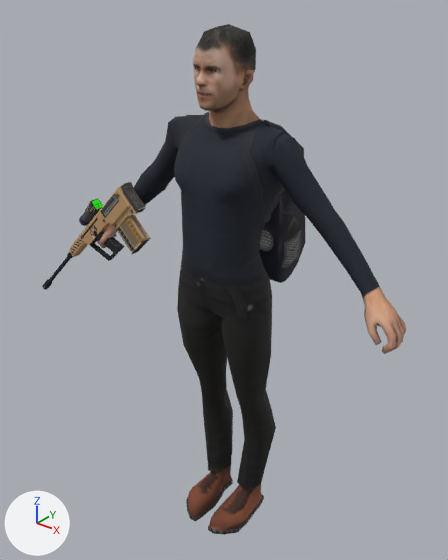
A saved change to the COLLADA model objects3d/asset.DAE.
One viewpoint serves both versions: a 50 mm lens placed at (18.5, -23.1, 30.4), pointed at (-1.9, 2.3, 14.6). Arrows for +X, +Y and +Z are at lower left; the lights stay in place. Where no turn or scale is listed for an object, it has been applied to the vertices.

Names of what the first picture shows: 'Eye2', 'Gun', 'Head', 'LowArm1', 'LowArm2', 'LowLeg1', 'LowLeg2', 'Torso', 'UpArm1', 'UpArm2', 'UpLeg1', 'UpLeg2', 'backpack', 'center'.
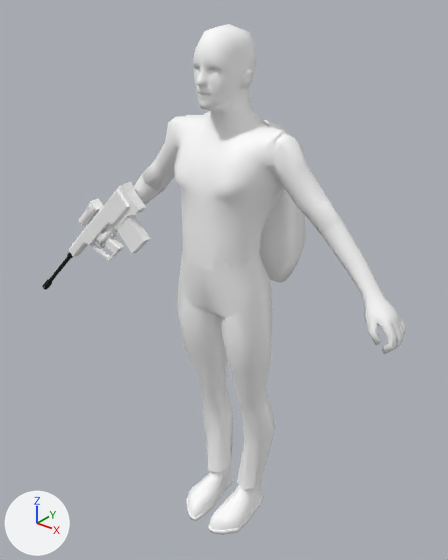
Where the newer file only moved an object's origin or applied its transform, the numbers keep the older frame.

Boxes [x1, y1, x2, y2] around the edits, measured in the pictures (448 x 560 px; the box of a moved part takes in the faces that stretch with it):
'Torso', surface changed, recoloured (black to white)
    both: [174, 109, 290, 263]
'Head', surface changed, recoloured
    both: [193, 24, 256, 113]
'center', surface changed (black to grey)
    both: [178, 246, 272, 318]
'UpLeg2', surface changed, recoloured (black to grey)
    both: [222, 295, 272, 413]
'LowLeg2', surface changed, recoloured
    both: [208, 401, 276, 535]
'Gun', surface changed, recoloured
    both: [47, 182, 151, 284]
'LowLeg1', surface changed, recoloured
    both: [186, 384, 233, 521]
'LowArm2', surface changed, recoloured
    both: [321, 220, 406, 354]
'UpLeg1', surface changed, recoloured (black to grey)
    both: [177, 287, 227, 393]
'UpArm2', surface changed, recoloured, turned (black to white)
    both: [270, 134, 344, 235]
'backpack', surface changed, recoloured (black to grey)
    both: [259, 119, 305, 283]
'UpArm1', surface changed, recoloured, turned (black to grey)
    both: [142, 116, 185, 192]
'LowArm1', surface changed, recoloured, turned, moved, rescaled
    both: [98, 174, 161, 248]
part 6 of me_uparm2mesh, moved or reshaped
    both: [270, 134, 344, 235]
part 9 of me_uparm1mesh, moved or reshaped
    both: [142, 116, 185, 192]
part 11 of me_lowarm1mesh, moved or reshaped
    both: [98, 174, 161, 248]

The change, as a list of edits to the scene's bpy script:
```text
Change mat_02___default:
    where n0 = _N.new('ShaderNodeBsdfPrincipled'); n0.name = 'Principled BSDF'
    remove n0.inputs[2].default_value = 0.84  # 'Roughness'
    remove n2 = _N.new('ShaderNodeTexImage'); n2.name = 'Image Texture'
    remove n2.image = img_asset_diffuse_png
    add n3 = _N.new('ShaderNodeVertexColor'); n3.name = 'Color Attribute'
    add n3.layer_name = 'Col'
    remove _L.new(n2.outputs[0], n0.inputs[0])  # 'Color' to 'Base Color'
    add _L.new(n3.outputs[0], n0.inputs[0])  # 'Color' to 'Base Color'
Change me_upleg2mesh:
    where me_upleg2mesh.from_pydata(...)  # 60 vertices, 116 faces; spans x -1.32..1.32, y -1.59..1.59, z -7.21..0.93
    me_upleg2mesh part 1: vertex colours changed
Change me_lowleg2mesh:
    where me_lowleg2mesh.from_pydata(...)  # 153 vertices, 302 faces; spans x -1.08..1.08, y -2.99..1.45, z -8.2..0.31
    me_lowleg2mesh part 2: vertex colours changed
Change me_upleg1mesh:
    where me_upleg1mesh.from_pydata(...)  # 60 vertices, 116 faces; spans x -1.32..1.32, y -1.64..1.64, z -6.89..1.28
    me_upleg1mesh part 3: vertex colours changed
Change me_lowleg1mesh:
    where me_lowleg1mesh.from_pydata(...)  # 158 vertices, 312 faces; spans x -1.08..1.08, y -2.99..1.51, z -8.09..0.51
    me_lowleg1mesh part 4: vertex colours changed
Change me_torsomesh:
    where me_torsomesh.from_pydata(...)  # 242 vertices, 480 faces; spans x -4.88..4.88, y -10.44..0.43, z -3.01..3.01
    used by ob_torso; parent = ob_center; location = (0.0, -3.098, -0.0357)
    me_torsomesh part 5: vertex colours changed
Change me_uparm2mesh:
    used by ob_uparm2; parent = ob_torso; location = (4.382, -7.83, 1.004); rotation_euler = (0.0, 0.0, 0.785), in degrees (0, 0, 45)
    remove me_uparm2mesh.from_pydata(...)  # 66 vertices, 128 faces; spans x -0.76..7.06, y -1.3..1.94, z -1.58..1.58
    add me_uparm2mesh.from_pydata(...)  # 66 vertices, 128 faces; spans x -1.59..5.04, y -1.13..5.98, z -1.58..1.58
    me_uparm2mesh part 6: the whole mesh is turned 45 degrees about the z axis through the mesh origin
    me_uparm2mesh part 7: vertex colours changed
Change me_lowarm2mesh:
    where me_lowarm2mesh.from_pydata(...)  # 148 vertices, 292 faces; spans x -0.7..4.07, y -1.43..0.72, z -4.78..0.71
    me_lowarm2mesh part 8: vertex colours changed
Change me_uparm1mesh:
    used by ob_uparm1; parent = ob_torso; location = (-4.641, -7.512, 1.041); rotation_euler = (0.0, 0.0, -0.785), in degrees (0, 0, -45)
    remove me_uparm1mesh.from_pydata(...)  # 66 vertices, 128 faces; spans x -6.22..1.52, y -1.62..1.62, z -1.62..1.55
    add me_uparm1mesh.from_pydata(...)  # 66 vertices, 128 faces; spans x -4.85..1.69, y -1.59..5.34, z -1.62..1.55
    me_uparm1mesh part 9: the whole mesh is turned -45 degrees about the z axis through the mesh origin
    me_uparm1mesh part 10: vertex colours changed
Change me_lowarm1mesh:
    used by ob_lowarm1; parent = ob_uparm1; location = (-6.033, 0.289, 0.052)
    remove me_lowarm1mesh.from_pydata(...)  # 148 vertices, 292 faces; spans x -8.98..0.5, y -1.08..1.44, z -2.0..1.27
    add me_lowarm1mesh.from_pydata(...)  # 148 vertices, 292 faces; spans x -4.14..0.59, y -0.58..4.84, z -1.32..0.84
    me_lowarm1mesh part 11: the whole mesh is turned -45 degrees about the z axis through the mesh origin and scaled by 0.66
    me_lowarm1mesh part 12: vertex colours changed
Change me_gunmesh:
    where me_gunmesh.from_pydata(...)  # 1245 vertices, 2374 faces; spans x -6.99..3.77, y -0.41..0.41, z -5.62..3.89
    me_gunmesh part 13: vertex colours changed
Change me_headmesh:
    where me_headmesh.from_pydata(...)  # 488 vertices, 898 faces; spans x -1.37..1.37, y -2.1..1.43, z -0.79..3.31
    me_headmesh part 14: vertex colours changed
Change me_eye1mesh:
    where me_eye1mesh.from_pydata(...)  # 26 vertices, 40 faces; spans x -0.714..-0.274, y -0.273..-0.053, z 26.225..26.643
    me_eye1mesh part 15: vertex colours changed
Change me_eye2mesh:
    where me_eye2mesh.from_pydata(...)  # 26 vertices, 40 faces; spans x 0.274..0.714, y -0.273..-0.053, z 26.225..26.643
    me_eye2mesh part 16: vertex colours changed
Change me_backpackmesh:
    where me_backpackmesh.from_pydata(...)  # 130 vertices, 256 faces; spans x -2.09..2.09, y -0.13..3.79, z -8.94..0.28
    me_backpackmesh part 17: vertex colours changed
Change ob_uparm2:
    ob_uparm2.rotation_euler: (0.0, 0.0, 0.785) -> (0.0, 0.0, 0.0)  # degrees (0, 0, 45) -> degrees (0, 0, 0)
Change ob_uparm1:
    ob_uparm1.rotation_euler: (0.0, 0.0, -0.785) -> (0.0, 0.0, 0.0)  # degrees (0, 0, -45) -> degrees (0, 0, 0)
Change ob_lowarm1:
    ob_lowarm1.location: (-6.033, 0.289, 0.052) -> (-4.062, 4.47, 0.052)
    ob_lowarm1.scale: (1.0, 1.0, 1.0) -> (1.52, 1.52, 1.52)
```
